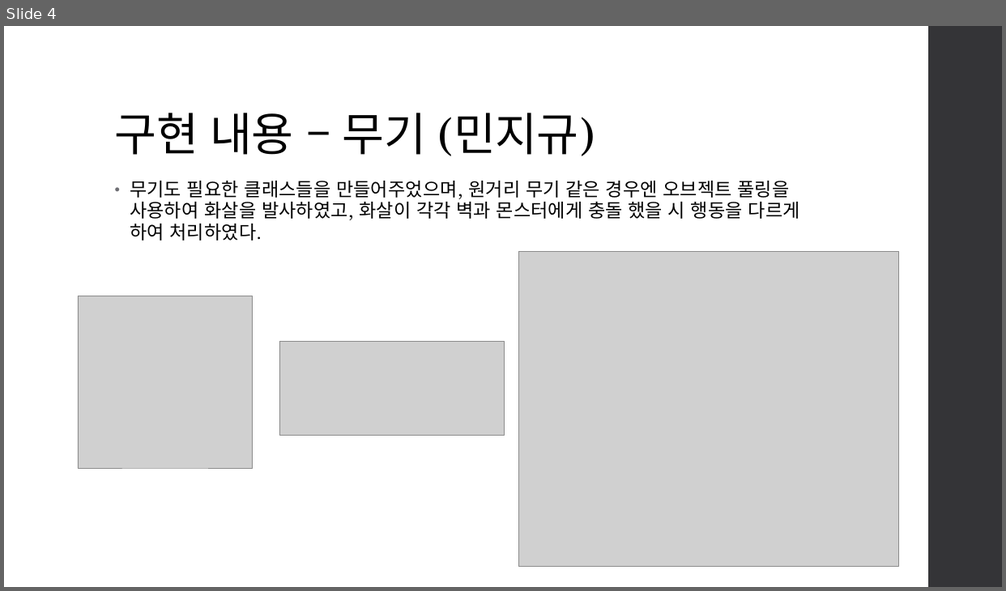
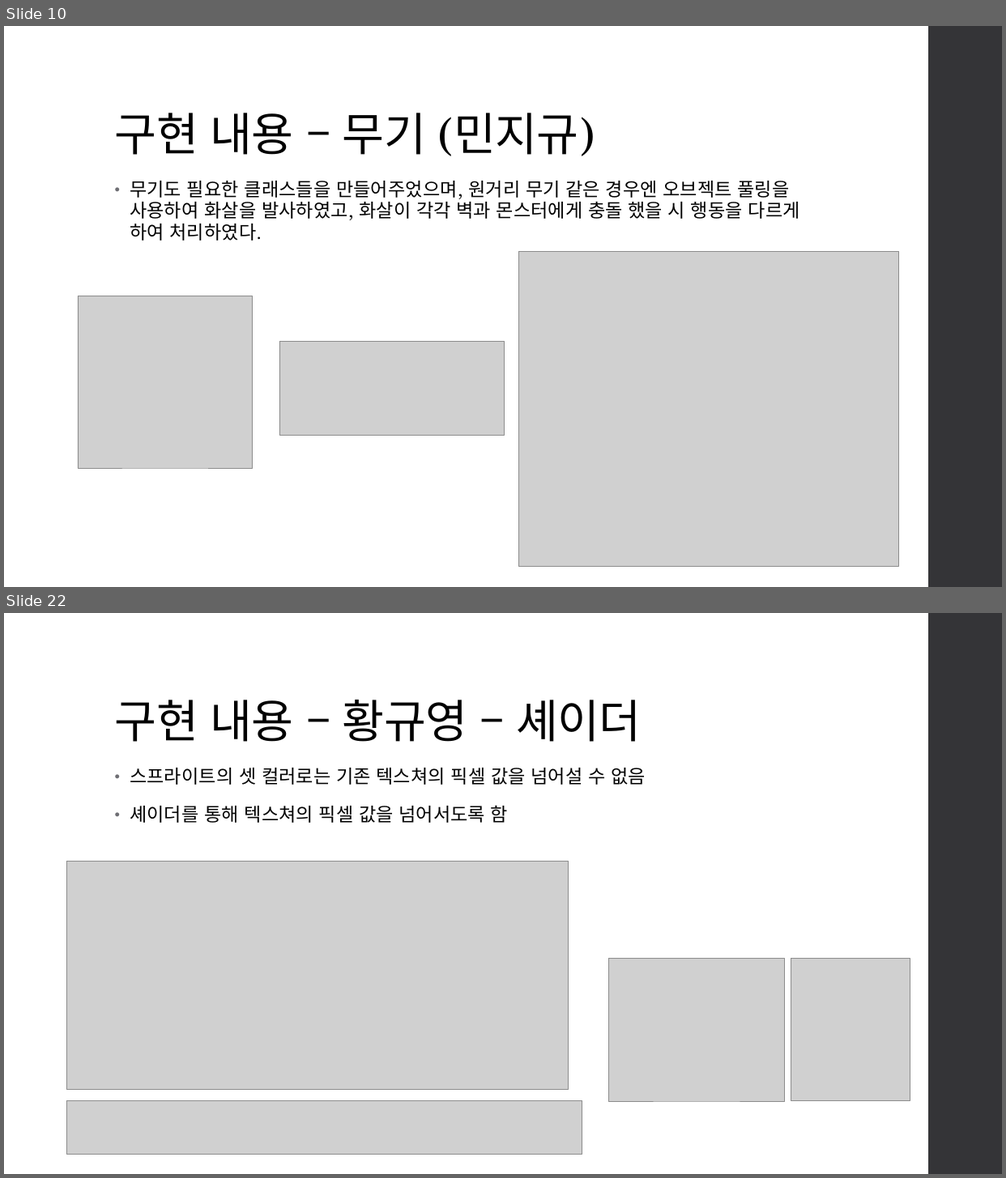
Before and after one commit to jigyu12/SFML_Team_Mockup_Project-Dungreed, a slide deck: SFML 던그리드 모작 팀 프로젝트(민지규, 박지광, 황규영) 발표 자료.pptx. Shown one above the other, each under a label of ours: slide 4 before the commit, slides 10 and 22 after it; the slides between them are not shown. The pictures are 1006x591 and 1006x1178 pixels, drawn with LibreOffice and Linux fonts; fonts in the diff are those of the drawing; grey boxes stand for pictures. Boxes give left, top, right and bottom in pixels: in the first picture for what was removed or moved away, otherwise in the second. Text is boxed around its words. In the diff, an @@ line names an element or a change of style, - is before the commit and + after.

```diff
--- a/SFML 던그리드 모작 팀 프로젝트(민지규, 박지광, 황규영) 발표 자료.pptx
+++ b/SFML 던그리드 모작 팀 프로젝트(민지규, 박지광, 황규영) 발표 자료.pptx
@@ slide 22 added at bbox=[4, 613, 1002, 1174], background #FFFFFF; not listed: 1 template element that a slide beside it also shows @@
@@ title added at bbox=[115, 700, 641, 742], 44 pt, text #000000 @@
+구현 내용 – 황규영 – 셰이더
@@ text added at bbox=[130, 768, 646, 823], 18 pt, text #000000 @@
+• 스프라이트의 셋 컬러로는 기존 텍스쳐의 픽셀 값을 넘어설 수 없음
+• 셰이더를 통해 텍스쳐의 픽셀 값을 넘어서도록 함
@@ picture added at bbox=[67, 861, 569, 1089] @@
@@ picture added at bbox=[609, 959, 784, 1102] @@
@@ picture added at bbox=[791, 959, 910, 1101] @@
@@ picture added at bbox=[67, 1101, 582, 1155] @@
@@ what was slide 4 is now slide 10 @@
```
Also in this commit, not shown: 1 slide changed, 19 other slides added, 1 slide removed.
